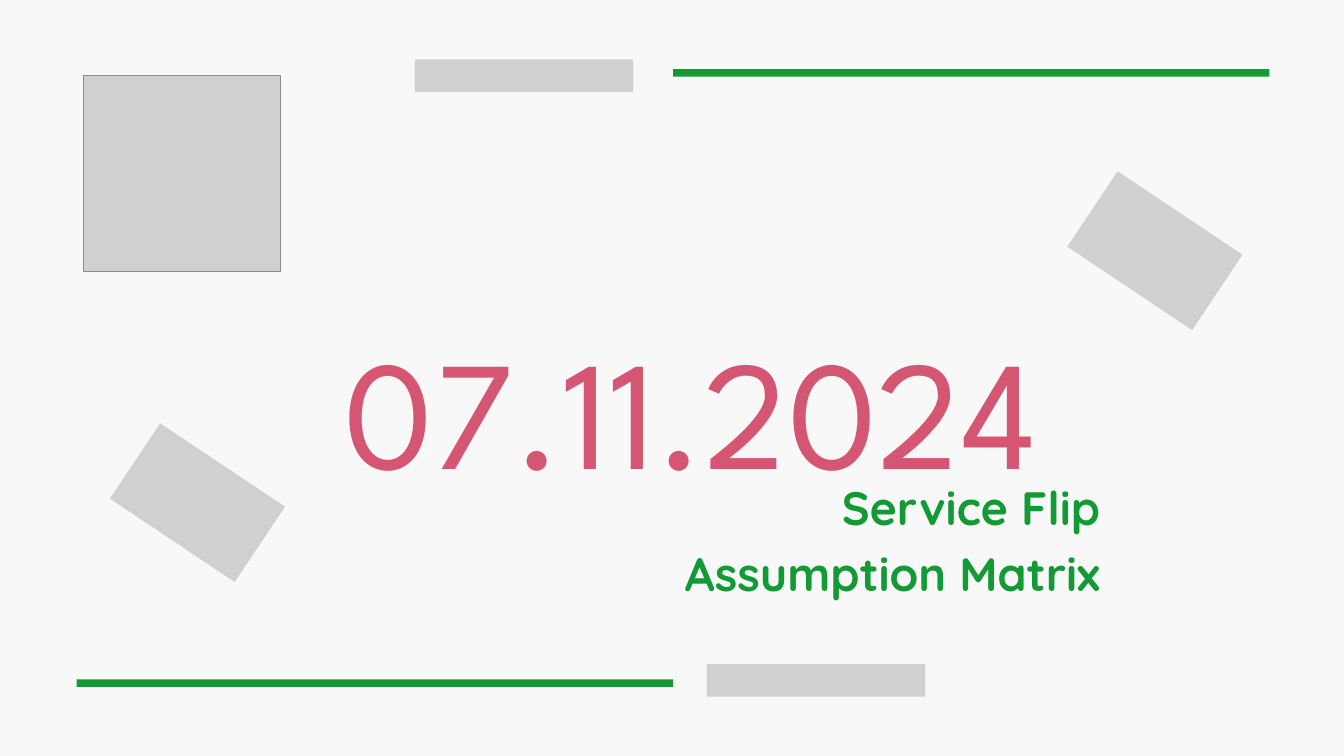
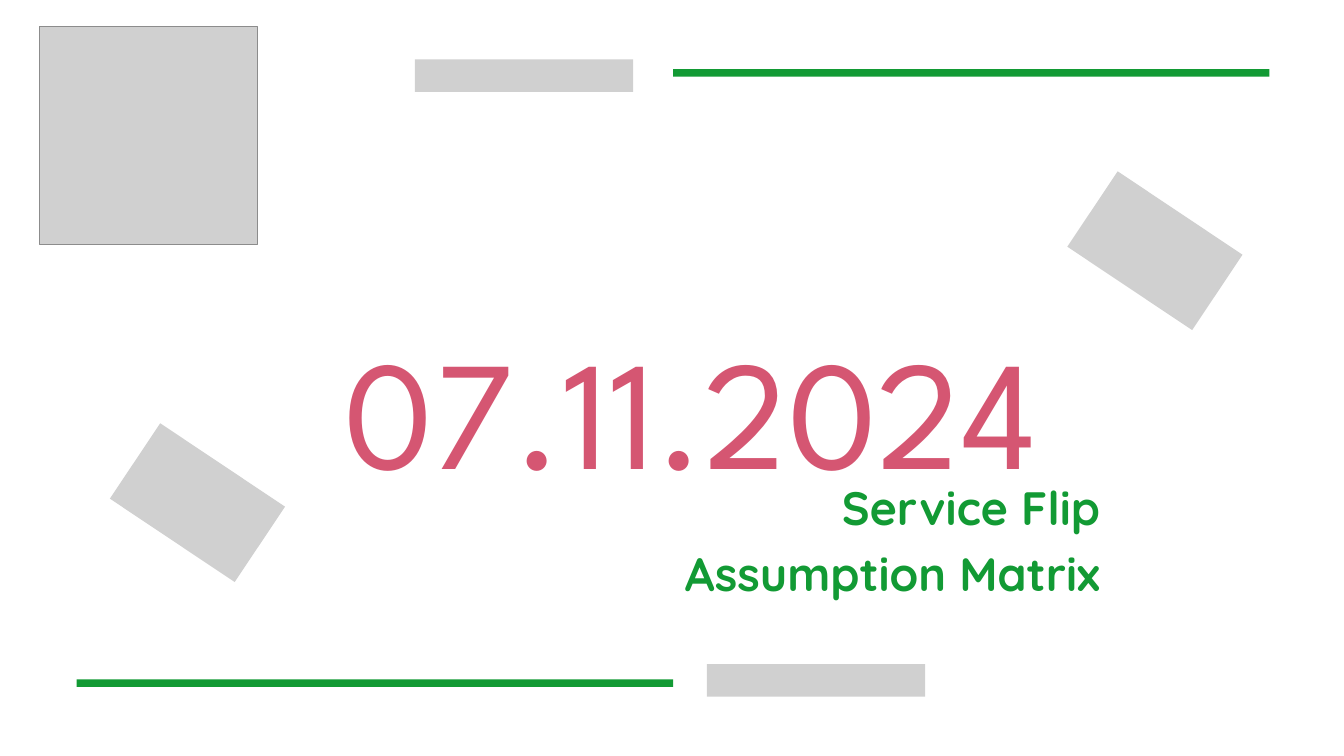
Before and after one commit to plant2go/design, a slide deck: slide 1 of praesentation/Plant2Go_Presentation_07112024.pptx. Drawn at 1344x756 pixels with LibreOffice and Linux fonts; fonts in the diff are those of the drawing; grey boxes stand for pictures. Boxes give left, top, right and bottom in pixels: in the first picture for what was removed or moved away, otherwise in the second. Text is boxed around its words. In the diff, an @@ line names an element or a change of style, - is before the commit and + after.

```diff
--- a/praesentation/Plant2Go_Presentation_07112024.pptx
+++ b/praesentation/Plant2Go_Presentation_07112024.pptx
@@ background #F8F8F8 to #FFFFFF @@
@@ picture: place and size @@
-picture at (84,75,280,271)
+picture at (39,26,257,245)
```
Also in this commit, not shown: 3 other slides changed, 2 slides added, 1 slide removed.
